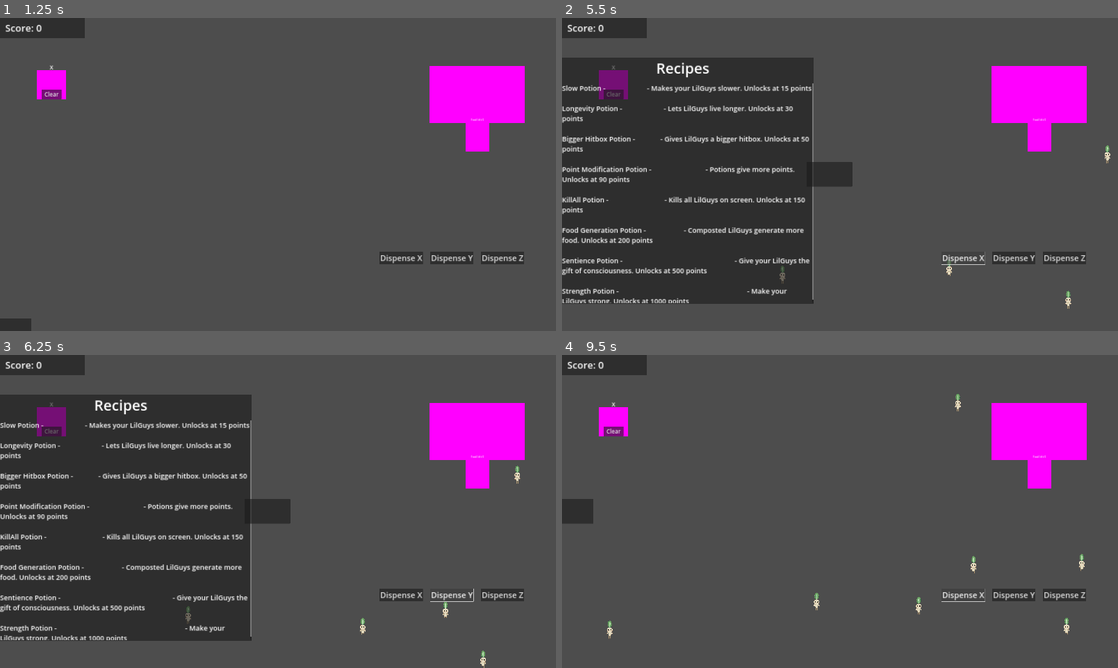
Above: before the commit, frames 1-4 (two rows, left to right).
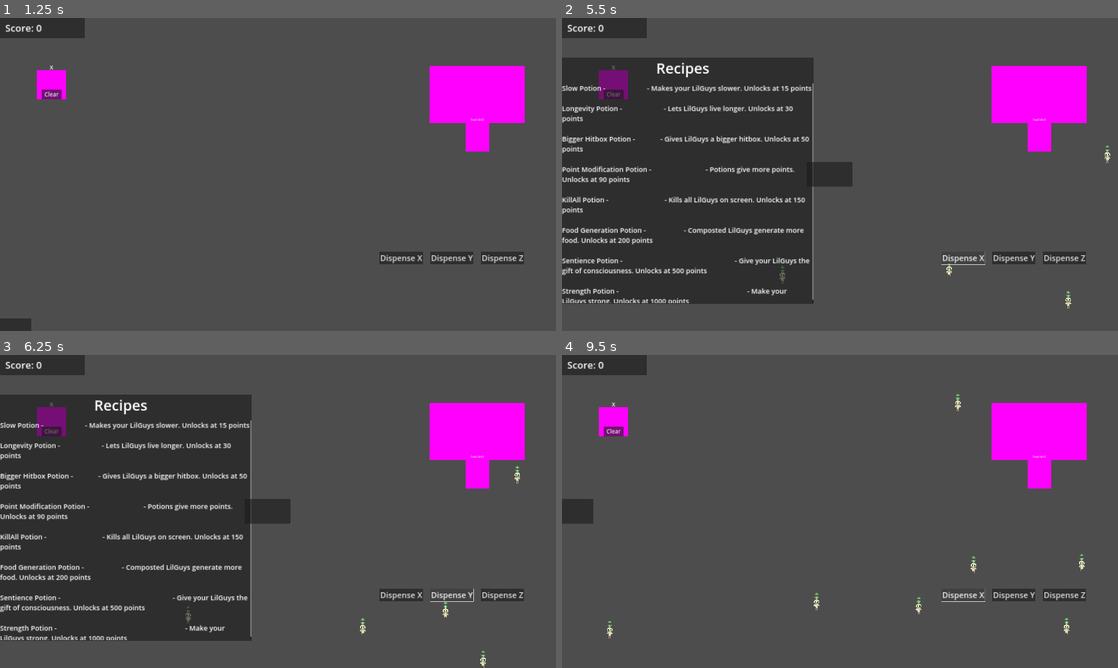
Above: after the commit, the same moments.

Repository: BoopEnthusiast/Cozy-Spring-Jam-2024
Game: Godot game, scene res://scenes/main_menu_screen.tscn
Two runs of this game, one before a commit and one after it. Both use one fixed random seed, a clock stepped at 60 frames per second and the inputs below.
Inputs (mouse positions are in pixels of both pictures, inside the frame that each line leads up to):
- Up to frame 1 (1.25 s): click "Play" at 0.5 s
- Up to frame 2 (5.5 s): click "Dispense X" at 1.25 s; click "Dispense Y" at 2 s; click "Dispense Z" at 2.75 s; click "Clear" at 3.5 s; click (573, 330) at 4.25 s; click "Dispense X" at 5 s
- Up to frame 3 (6.25 s): click "Dispense Y" at 5.75 s
- Up to frame 4 (9.5 s): click "Dispense Z" at 6.5 s; click "Clear" at 7.25 s; click (828, 511) at 8 s; click "Dispense X" at 8.75 s

Frame 1 is identical in both runs. In frame 2, less than 0.1% of the frame differs, in the area x 39-99%, y 41-91%; in frame 3, less than 0.1%; in frame 4, less than 0.1%, in the area x 8-94%, y 13-89%.

Commit message:
other recipe shit

Diff:
--- a/scenes/lil_guy.tscn
+++ b/scenes/lil_guy.tscn
@@ -6,8 +6,7 @@
 [ext_resource type="Texture2D" uid="uid://crcrl62mg1kjj" path="res://resources/LilGuy/Hungry/body.png" id="4_4jjmk"]
 [ext_resource type="Texture2D" uid="uid://d4jqxijidt3m0" path="res://resources/LilGuy/starving.png" id="5_1ws0y"]
 [ext_resource type="Script" path="res://scripts/lil_guy_sprite_display.gd" id="6_aqigi"]
-[ext_resource type="Texture2D" uid="uid://dp6ow6cq6v8hr" path="res://resources/LilGuy/Healthy/mid_leaf.png" id="7_ukary"]
-[ext_resource type="Texture2D" uid="uid://b5nycrkfioym2" path="res://resources/LilGuy/Hungry/mid_leaf.png" id="8_ef81y"]
+[ext_resource type="PackedScene" uid="uid://bloobwnynp8e2" path="res://scenes/mid_leaf.tscn" id="7_xtumn"]
 [ext_resource type="Texture2D" uid="uid://bgxou3q6kq7p2" path="res://resources/LilGuy/Healthy/leaf_top.png" id="9_5a6cn"]
 [ext_resource type="Texture2D" uid="uid://dx0ttmvt0ihwp" path="res://resources/LilGuy/Hungry/leaf_top.png" id="10_ghp46"]
 
@@ -53,25 +52,6 @@
 }],
 "loop": true,
 "name": &"starving",
-"speed": 5.0
-}]
-
-[sub_resource type="SpriteFrames" id="SpriteFrames_upwpf"]
-animations = [{
-"frames": [{
-"duration": 1.0,
-"texture": ExtResource("7_ukary")
-}],
-"loop": true,
-"name": &"default",
-"speed": 5.0
-}, {
-"frames": [{
-"duration": 1.0,
-"texture": ExtResource("8_ef81y")
-}],
-"loop": true,
-"name": &"hungry",
 "speed": 5.0
 }]
 
@@ -125,10 +105,7 @@
 sprite_frames = SubResource("SpriteFrames_h2c4p")
 script = ExtResource("6_aqigi")
 
-[node name="MidLeaf" type="AnimatedSprite2D" parent="."]
-position = Vector2(0, -52)
-scale = Vector2(0.05, 0.05)
-sprite_frames = SubResource("SpriteFrames_upwpf")
+[node name="MidLeaf" parent="." instance=ExtResource("7_xtumn")]
 
 [node name="LeafTop" type="AnimatedSprite2D" parent="."]
 position = Vector2(0, -62.75)
--- a/scenes/main.tscn
+++ b/scenes/main.tscn
@@ -41,7 +41,6 @@
 gene = "Z"
 
 [node name="PauseMenu" parent="." instance=ExtResource("6_g71jd")]
-visible = false
 
 [node name="Cauldron" parent="." instance=ExtResource("4_1x7nn")]
 position = Vector2(356, 461)
--- a/scenes/pause_menu.tscn
+++ b/scenes/pause_menu.tscn
@@ -4,8 +4,9 @@
 [ext_resource type="Script" path="res://scripts/back_to_main_menu.gd" id="2_brkmw"]
 
 [node name="PauseLayer" type="CanvasLayer"]
-process_mode = 3
+process_mode = 2
 layer = 4
+visible = false
 
 [node name="PauseMenu" type="Control" parent="."]
 layout_mode = 3
Not shown: 1 places in scenes/lil_guy.tscn that only renumber resources
